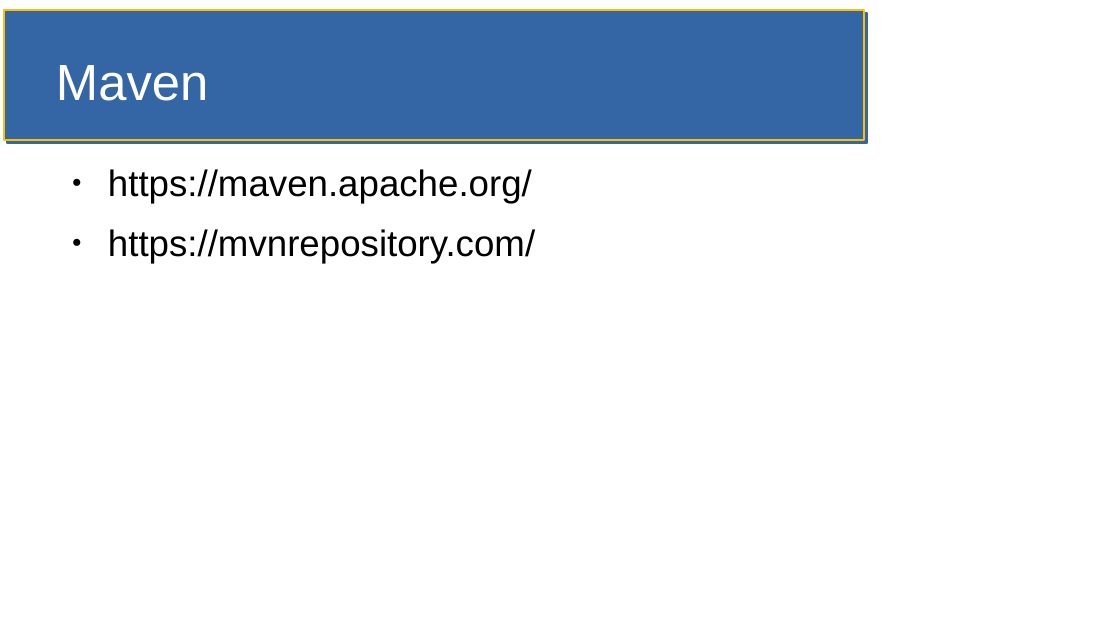
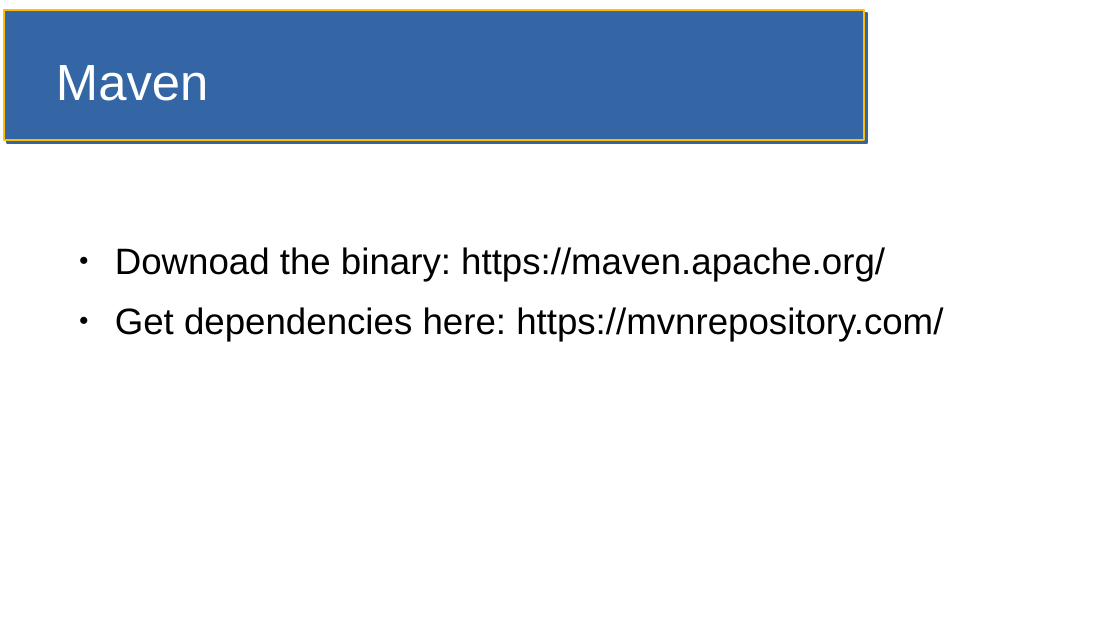
Before and after one commit to jfdoyle3/maven_class, a slide deck: slide 1 of slides/maven.odp. Drawn at 1120x630 pixels with LibreOffice and Linux fonts; fonts in the diff are those of the drawing. Boxes give left, top, right and bottom in pixels: in the first picture for what was removed or moved away, otherwise in the second. Text is boxed around its words. In the diff, an @@ line names an element or a change of style, - is before the commit and + after.

```diff
--- a/slides/maven.odp
+++ b/slides/maven.odp
@@ text at (x1=115, y1=247, x2=943, y2=342): text changed @@
-● https://maven.apache.org/
-● https://mvnrepository.com/
+● Downoad the binary: https://maven.apache.org/
+● Get dependencies here: https://mvnrepository.com/
```
Also in this commit, not shown: 1 other slide changed, 2 slides added, 16 other files.
